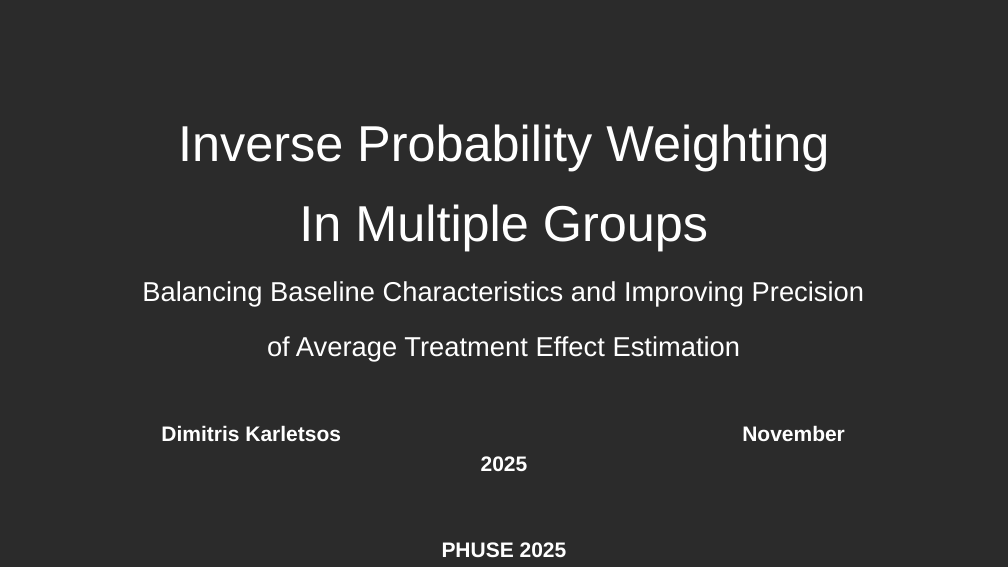
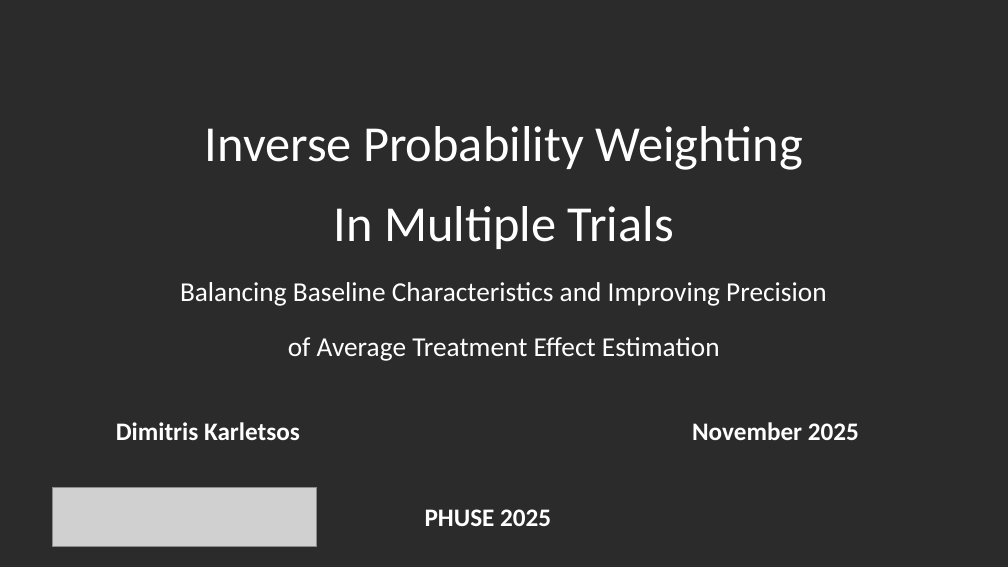
Before and after one commit to dkarletsos/multigroup_iptw, a slide deck: slide 1 of manuscript/PRE_AS12.pptx. Drawn at 1008x567 pixels with LibreOffice and Linux fonts; fonts in the diff are those of the drawing; grey boxes stand for pictures; background and template pictures are left out; a plain dark background stands for a picture behind light text. Boxes give left, top, right and bottom in pixels: in the first picture for what was removed or moved away, otherwise in the second. Text is boxed around its words. In the diff, an @@ line names an element or a change of style, - is before the commit and + after.

```diff
--- a/manuscript/PRE_AS12.pptx
+++ b/manuscript/PRE_AS12.pptx
@@ text at [205,126,803,170]: font Arial to Calibri in "Inverse Probability Weighting" @@
@@ text at [334,206,674,249]: text changed; font Arial to Calibri @@
-In Multiple Groups
+In Multiple Trials
@@ text "Balancing Baseline Characteristics and Improving ..." at [180,282,826,361]: font Arial to Calibri @@
@@ text "Dimitris Karletsos November 2025": place and size @@
-text "Dimitris Karletsos November 2025" at [161,425,845,557]
+text "Dimitris Karletsos November 2025" at [116,422,859,526]
@@ text "Dimitris Karletsos November 2025" at [116,422,859,526]: size 15 to 18 pt, font Arial to Calibri @@
@@ picture added at [52,488,317,547] @@
```
Also in this commit, not shown: 16 other slides changed, 4 slides added, 1 slide removed, 7 other files.
